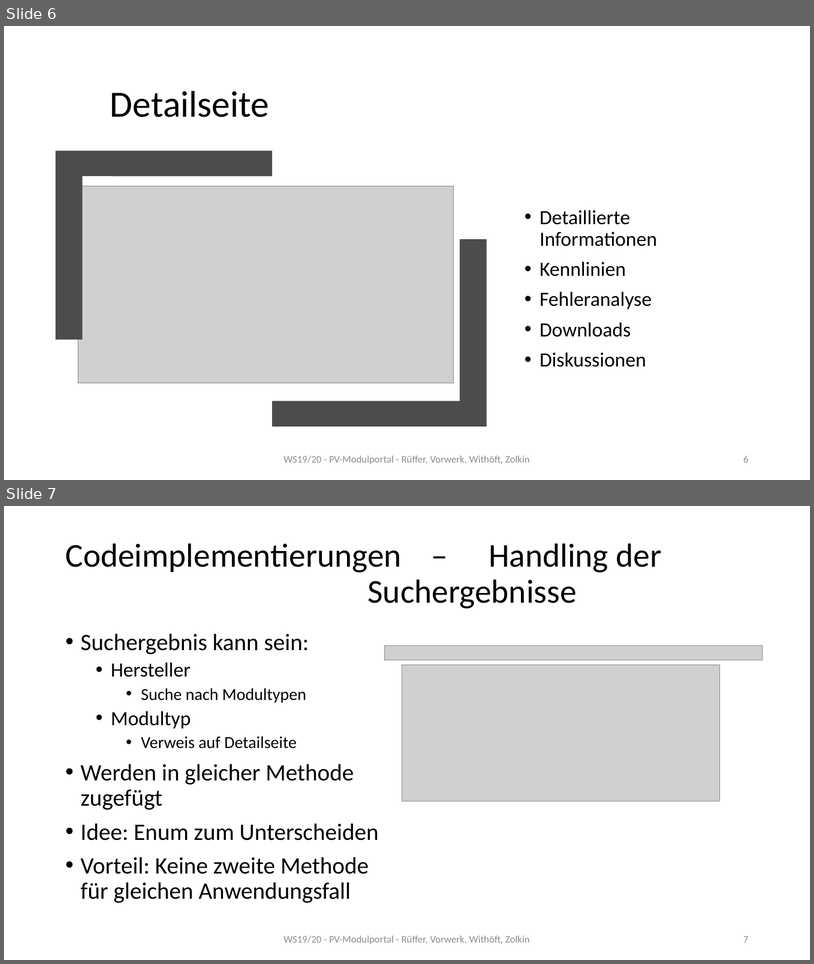
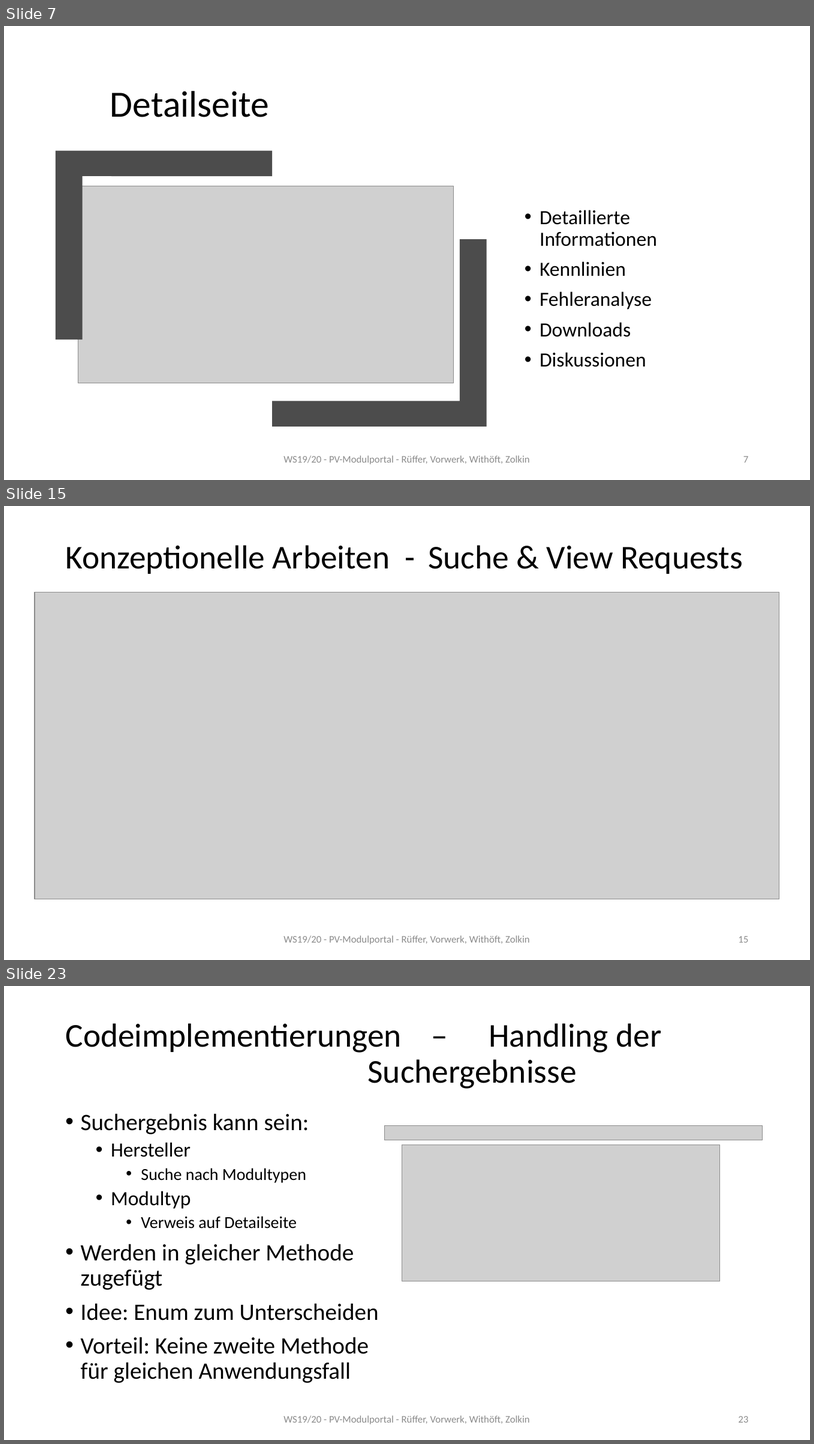
Before and after one commit to mwithoeft/Webengineering, a slide deck: docs/Seminarvortrag.pptx. Shown one above the other, each under a label of ours: slides 6 and 7 before the commit, slides 7, 15 and 23 after it; the slides between them are not shown. The pictures are 814x964 and 814x1444 pixels, drawn with LibreOffice and Linux fonts; fonts in the diff are those of the drawing; grey boxes stand for pictures. Boxes give left, top, right and bottom in pixels: in the first picture for what was removed or moved away, otherwise in the second. Text is boxed around its words. In the diff, an @@ line names an element or a change of style, - is before the commit and + after.

```diff
--- a/docs/Seminarvortrag.pptx
+++ b/docs/Seminarvortrag.pptx
@@ slide 15 added at [4,506,810,960], background #FFFFFF @@
@@ title added at [65,545,743,574], 39.6 pt, text #000000 @@
+Konzeptionelle Arbeiten - Suche & View Requests
@@ picture added at [35,592,780,898] @@
@@ text added at [284,935,530,944], 12 pt, text #8C8C8C @@
+WS19/20 - PV-Modulportal - Rüffer, Vorwerk, Withöft, Zolkin
@@ page number added at [738,936,749,942], 12 pt, text #8C8C8C @@
+15
@@ what was slide 6 is now slide 7 @@
@@ page number at [744,456,749,462]: text changed @@
-6
+7
@@ what was slide 7 is now slide 23 @@
@@ page number at [738,1416,749,1422]: text changed @@
-7
+23
```
Also in this commit, not shown: 22 other slides added, 7 other files.
